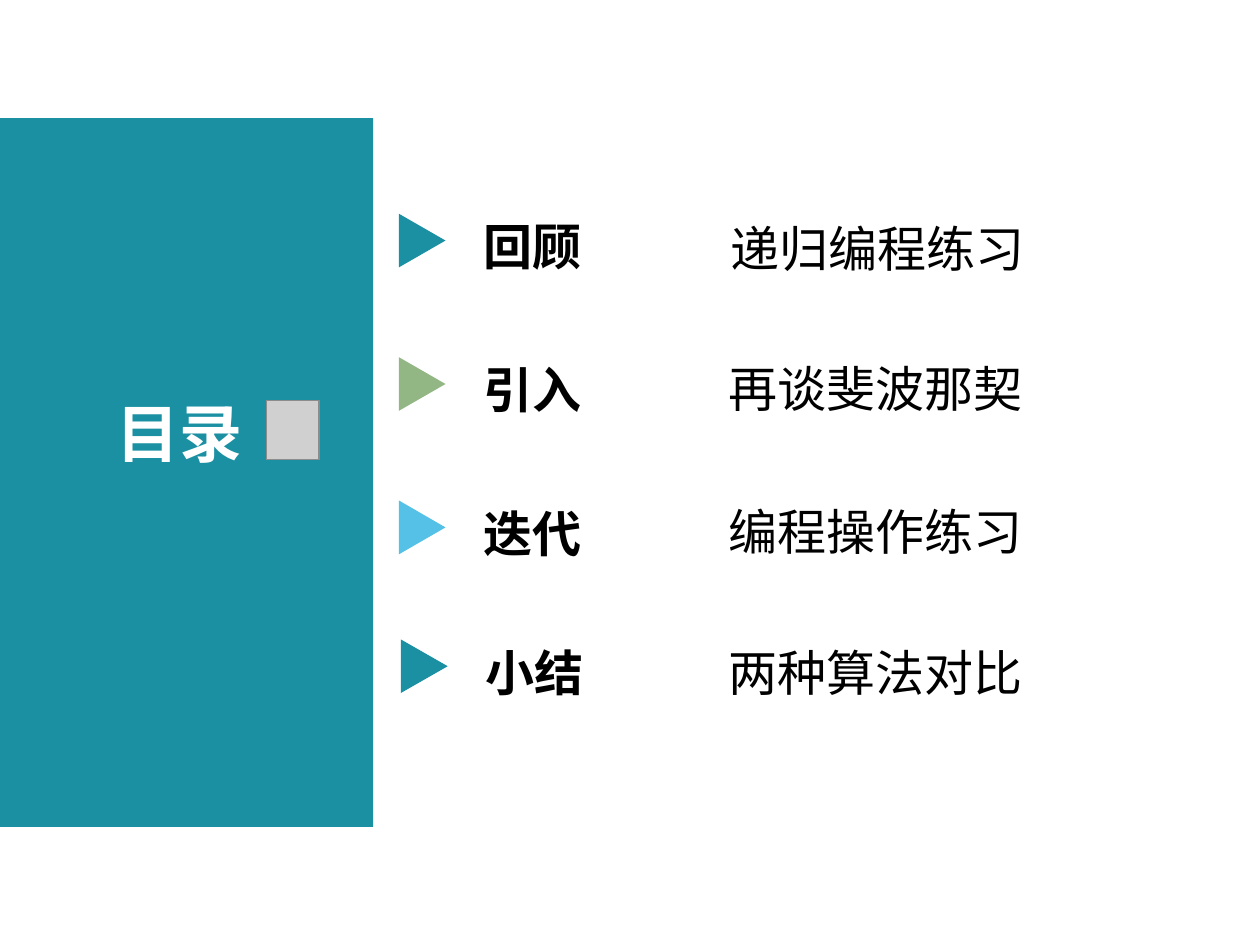
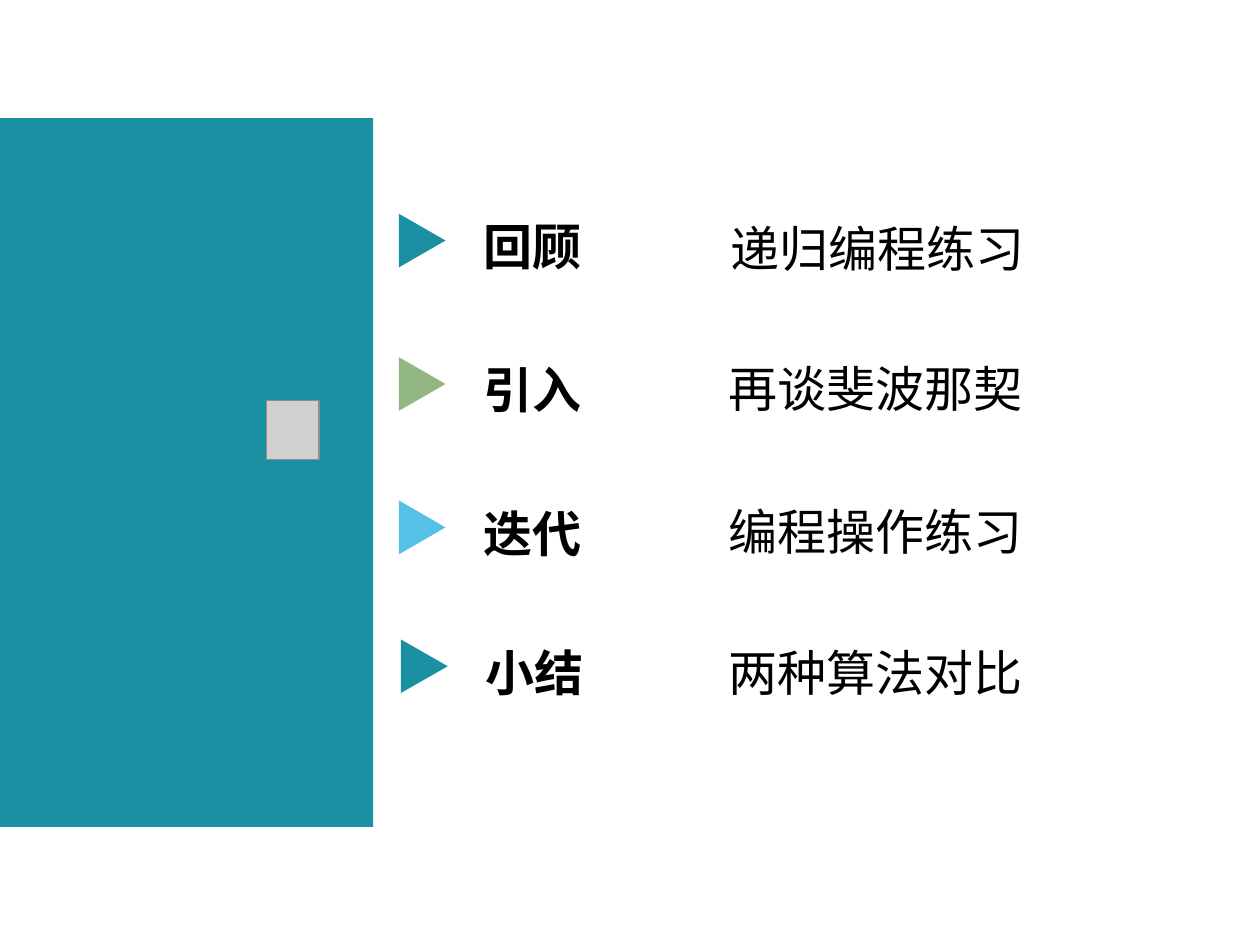
Before and after one commit to hongm32/2020design, a slide deck: slide 16 of 【第11课】迭代算法/【第11课】迭代算法.pptx (slide 3 before the commit). Drawn at 1260x945 pixels with LibreOffice and Linux fonts; fonts in the diff are those of the drawing; grey boxes stand for pictures. Boxes give left, top, right and bottom in pixels: in the first picture for what was removed or moved away, otherwise in the second. Text is boxed around its words. In the diff, an @@ line names an element or a change of style, - is before the commit and + after.

```diff
--- a/【第11课】迭代算法/【第11课】迭代算法.pptx
+++ b/【第11课】迭代算法/【第11课】迭代算法.pptx
@@ text removed at (117,406,243,463) @@
-目录
```
Also in this commit, not shown: 1 slide removed, 5 other files.
